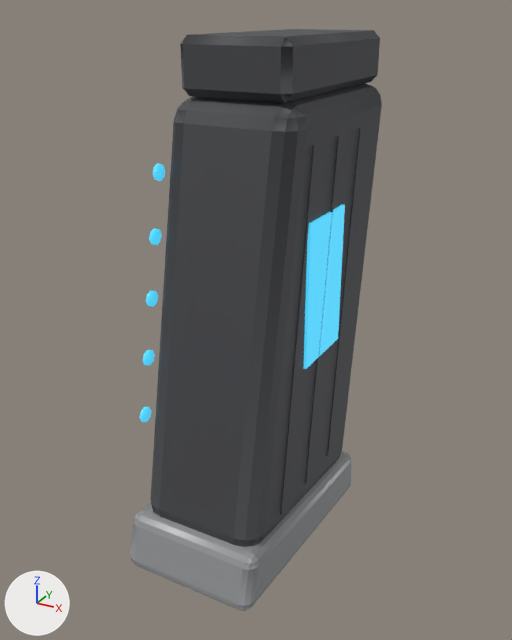
An edit to the FBX model Art/Export/Weapons/SM_SB_BattleRifle_Mag.fbx, drawn before and after from the same camera.
Camera for both pictures: a camera (50 mm lens) standing at (0.0887, -0.179, 0.0197) and looking at (-0.0015, -0.015, -0.0624). The axes (+X, +Y, +Z) are drawn at lower left. The lights are the same throughout. The first picture is the older version.

Objects in the first picture: 'SM_SB_BattleRifle_Mag'.
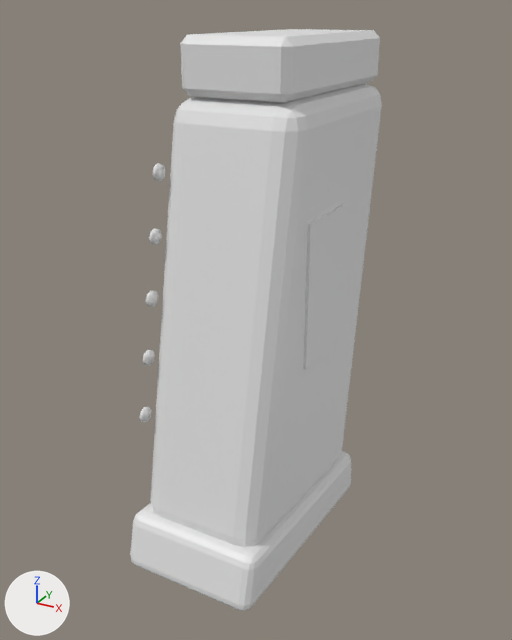
Pixel boxes [x1, y1, x2, y2] of what changed, in the pictures (512 x 640 px):
part 1 of me_sm_sb_battlerifle_mag, deleted: before [280, 128, 362, 515]
part 2 of me_sm_sb_battlerifle_mag, recoloured (dark grey to white): [151, 29, 382, 547] in both
part 3 of me_sm_sb_battlerifle_mag, recoloured (grey to white): [130, 451, 351, 611] in both
part 4 of me_sm_sb_battlerifle_mag, recoloured: [140, 163, 345, 422] in both

What changed in the scene script:
```text
Add mat_m_sbw_battlerifle:
    mat_m_sbw_battlerifle = principled_material('M_SBW_BattleRifle')
    mat_m_sbw_battlerifle.base_color = (0.8, 0.8, 0.8)  # white #e7e7e7
Change me_sm_sb_battlerifle_mag:
    used by ob_sm_sb_battlerifle_mag; location = (0.0, 0.0, 0.0); rotation_euler = (0.0, -3.142, 0.0), in degrees (0, -180, 0); scale = (-0.01, -0.01, -0.01)
    remove me_sm_sb_battlerifle_mag.from_pydata(...)  # 384 vertices, 346 faces; spans x -2.0..2.0, y -3.0..5.8, z -13.9..1.4
    add me_sm_sb_battlerifle_mag.from_pydata(...)  # 336 vertices, 310 faces; spans x -2.0..2.0, y -3.0..5.8, z -13.9..1.4
    me_sm_sb_battlerifle_mag part 1: 6 loose pieces with 48 vertices, spanning x -1.9..1.9, y -0.7..3.7, z -10.8..-1.0, are deleted
    me_sm_sb_battlerifle_mag part 2: 150 faces spanning x -1.8..1.8, y -3.0..5.2, z -13.9..1.4 switch from mat_m_polymer (dark grey #45464a) to mat_m_sbw_battlerifle (white #e7e7e7)
    me_sm_sb_battlerifle_mag part 3: 98 faces spanning x -2.0..2.0, y -1.7..5.8, z -13.4..-11.0 switch from mat_m_ceramic (grey #959799) to mat_m_sbw_battlerifle (white #e7e7e7)
    me_sm_sb_battlerifle_mag part 4: 62 faces spanning x -1.9..1.9, y 0.2..4.9, z -8.4..-1.6 switch from mat_m_display (cyan #3899b8, glowing cyan #3899b8) to mat_m_sbw_battlerifle (white #e7e7e7)
```
